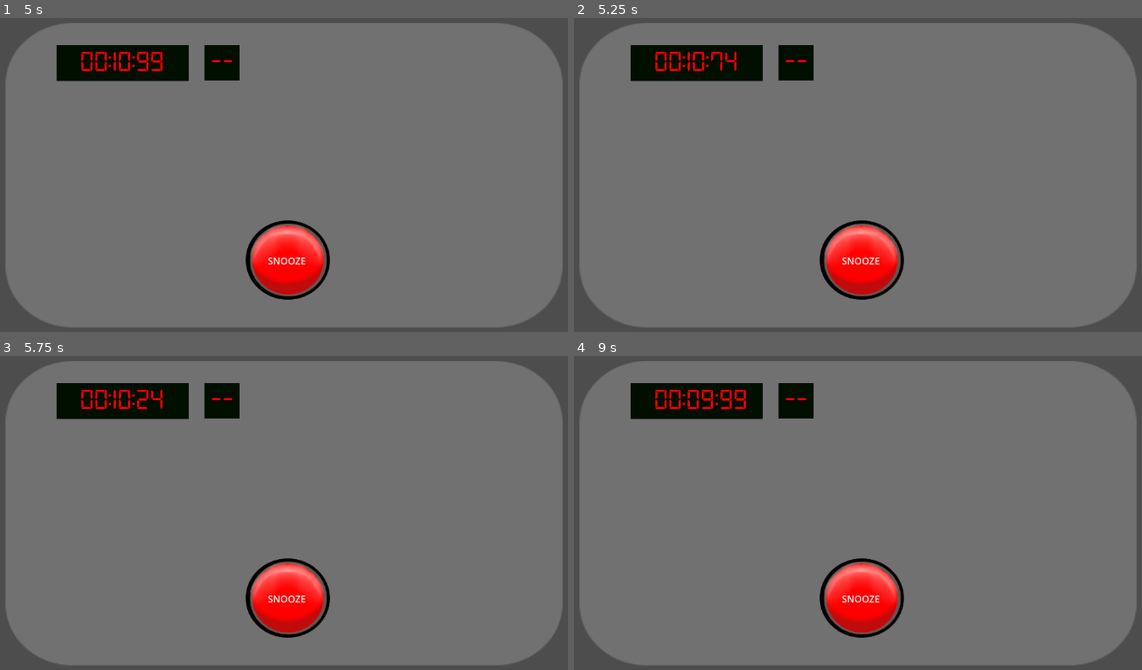
Above: before the commit, frames 1-4 (two rows, left to right).
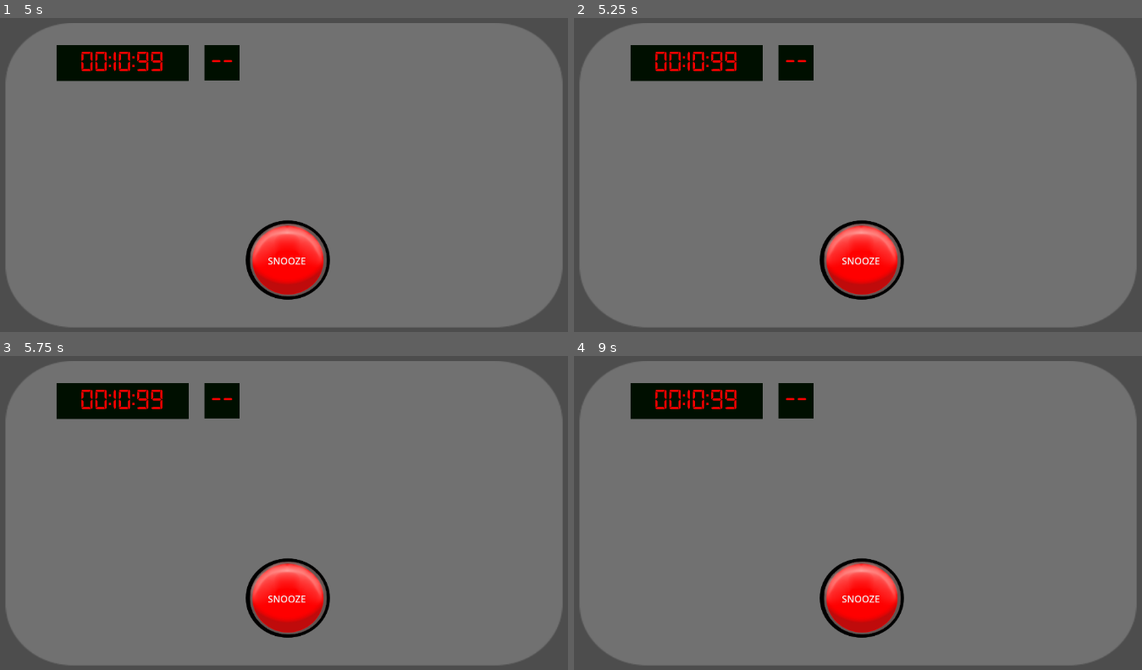
Above: after the commit, the same moments.

Repository: sneedragon/jam-game
Game: Godot game, scene res://main.tscn
The game is run twice, just before and just after one commit, with the same random seed, the same clock (stepped at 60 frames per second) and the same inputs.
Inputs:
- Up to frame 1 (5 s): click "SNOOZE" at 0.5 s; click "SNOOZE" at 1.25 s; click "SNOOZE" at 2 s; tap Enter at 2.75, 4.25 s; tap Space at 3.5 s
- Up to frame 2 (5.25 s): no input
- Up to frame 3 (5.75 s): no input
- Up to frame 4 (9 s): tap Space at 5.75, 7.25 s; tap Enter at 6.5 s

Frame 1 is identical in both runs. In frame 2, less than 0.1% of the frame differs, in the area x 24-29%, y 10-17%; in frame 3, less than 0.1%; in frame 4, 0.4%, in the area x 19-31%, y 10-17%.

Commit message:
FIXED COMMIT ISSUE

Diff:
--- a/main.gd
+++ b/main.gd
@@ -3,23 +3,40 @@
 var minigame_on : bool = false
 var countdown_time : float = 10.0  # Countdown time in seconds
 var time_remaining : float = countdown_time
+var minigame_time : float = 5
+var minigame_type : int
 
 func _ready():
 	$Time_Display/Time_Label.text = (format_time(time_remaining))
+
 func _process(delta):
 	if time_remaining > 0:
 		time_remaining -= delta
-		if minigame_on == false:
+		minigame_time -= delta
+		if minigame_time < 0 and minigame_on == false:
+			_minigame()
+
+		elif minigame_on == false:
 			$Time_Display/Time_Label.text = (format_time(time_remaining))
+
+		elif minigame_on == true:
+			minigame_on = 600
+
 	else:
 		$Time_Display/Time_Label.text = ("00:00:00")  # Timer finished
 
+# converts time into clock format
 func format_time(seconds: float) -> String:
 	var minutes = int(seconds) / 60
 	var seconds_left = int(seconds) % 60
 	var milliseconds = int((seconds - int(seconds)) * 100)
 	return "%02d:%02d:%02d" % [minutes, seconds_left, milliseconds]
 
-
+# SNOOZE Button: adds 1 second to the main timer
 func _on_button_pressed() -> void:
 	time_remaining += 1
+
+func _minigame():
+	minigame_on = true
+	minigame_type = randi_range(0,1)
+	#insert minigameloader here
--- a/main.tscn
+++ b/main.tscn
@@ -1,10 +1,9 @@
-[gd_scene load_steps=10 format=3 uid="uid://7rlxj6kjunym"]
+[gd_scene load_steps=9 format=3 uid="uid://7rlxj6kjunym"]
 
 [ext_resource type="Script" path="res://main.gd" id="1_3ajsl"]
 [ext_resource type="Texture2D" uid="uid://dswtauhcl5w8n" path="res://Assets/bombshell.png" id="2_uh4rl"]
 [ext_resource type="Texture2D" uid="uid://cvmepwduntblv" path="res://Assets/Red_Button.png" id="3_tbnv7"]
 [ext_resource type="FontFile" uid="uid://chh4mn3cebhse" path="res://Fonts/digital-7.ttf" id="4_13vu7"]
-[ext_resource type="Script" path="res://mini.gd" id="5_bt5ri"]
 
 [sub_resource type="StyleBoxEmpty" id="StyleBoxEmpty_0vwd7"]
 
@@ -82,9 +81,9 @@
 offset_top = 94.0
 offset_right = 495.0
 offset_bottom = 134.0
-script = ExtResource("5_bt5ri")
 
 [node name="Mini_Label" type="Label" parent="Mini_Display"]
+layout_mode = 0
 offset_right = 50.0
 offset_bottom = 40.0
 theme_override_colors/font_color = Color(1, 0, 0, 1)
--- a/mini.gd
+++ /dev/null
@@ -1,14 +0,0 @@
-extends Control
-
-@onready var main = get_node("/root/Main")
-var time_since_mini : float = 0
-var minigame_on : bool = false
-var game_type
-
-func _physics_process(delta: float) -> void:
-	if time_since_mini < 300.0 and minigame_on == false:
-		time_since_mini += 1 - delta
-	elif minigame_on == false:
-		minigame_on = true
-		print ("minigame time")
-		game_type = randi_range(0, 1)
